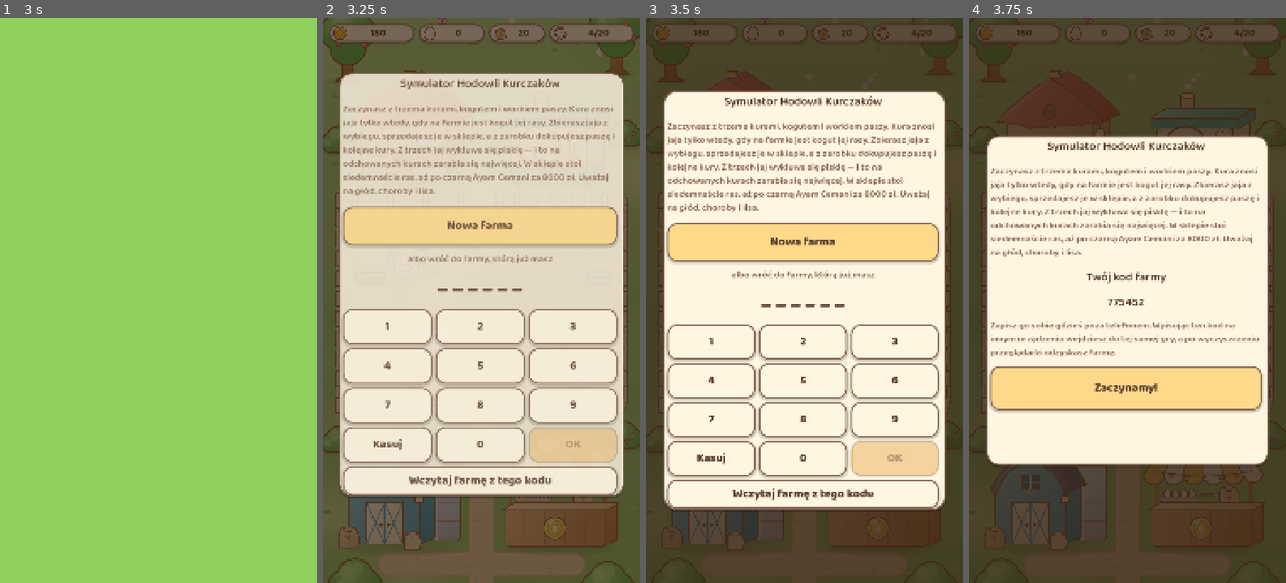
Above: before the commit, frames 1-4 (left to right).
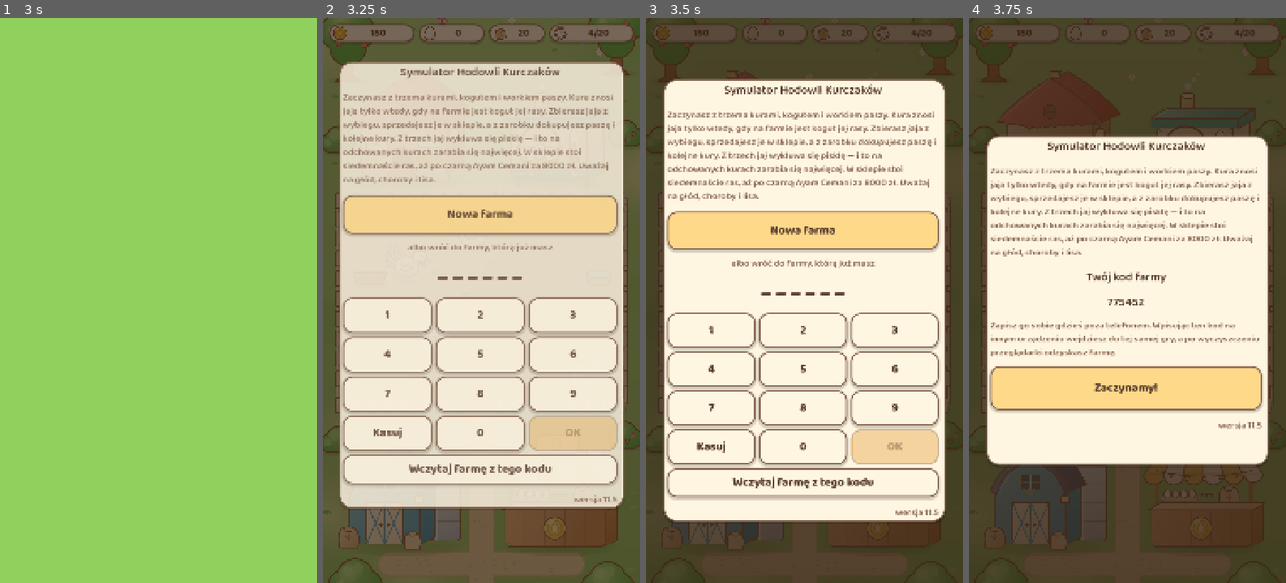
Above: after the commit, the same moments.

Repository: sodorn/kury
Game: Godot game, scene res://tests/smoke_ui.tscn
Two runs of this game, one before a commit and one after it. Both use one fixed random seed, a clock stepped at 60 frames per second and the inputs below. This scene is started directly instead of the project's main scene.
Inputs (mouse positions are in pixels of both pictures, inside the frame that each line leads up to):
- Up to frame 1 (3 s): tap Enter at 0.5, 2 s; move the mouse to (228, 272) at 0.52 s; click (228, 272) at 0.67 s; tap Space at 1.25, 2.75 s; move the mouse to (95, 328) at 1.27 s; click (95, 328) at 1.42 s; move the mouse to (190, 176) at 2.02 s; click (190, 176) at 2.17 s; move the mouse to (142, 413) at 2.77 s; click (142, 413) at 2.92 s
- Up to frame 2 (3.25 s): no input
- Up to frame 3 (3.5 s): no input
- Up to frame 4 (3.75 s): click "Nowa farma" at 3.5 s

Frame 1 is identical in both runs. In frame 2, 26% of the frame differs, in the area x 5-96%, y 7-87%; in frame 3, 26%; in frame 4, 0.1%.

Commit message:
Wersja 11.5: numer wersji na ekranie, naprawiony test dymny
Wersja stabilizacyjna przed testami wlasciciela. Zadnych zmian w
balansie ani w mechanice gry.

- Numer wersji w prawym dolnym rogu ekranu powitalnego. Jedna stala
  GameData.VERSION do podbicia przy wydaniu. Po to, zeby przy testach
  bylo od razu widac, czy przegladarka wczytala nowa wersje, czy
  podsunela stara z pamieci.

- Naprawiony blad w tescie dymnym, nie w grze: czekal na odejscie lisa
  przez odliczanie KLATEK (_frames(240)), a animacja lisa trwa 2,7
  sekundy zegarka. Na szybszym przebiegu 240 klatek mijalo w pol
  sekundy i test oblewal sie na czyms, co dziala poprawnie. Doszedl
  pomocnik _seconds(duration). Test dymny trzeba teraz odpalac
  z --quit-after 30000, bo stary limit 4000 konczyl prace przed koncem.

- POMYSLY_BUGI_SUGESTIE.TXT, punkt 1 napisany od nowa. Moja poprzednia
  analiza mierzyla zarobek z JAJEK i dlatego wychodzilo, ze drogie rasy
  sa bezsensowne. Zamysl wlasciciela jest inny: jajka to grosze na
  pasze, pieniadze robi sie na sprzedazy wyhodowanych drogich kur, a
  hamulcem jest czas rozrodu. Policzona wlasciwa petla pokazuje, ze ta
  czesc juz dziala: cemani daje 3450 zl/h na miejsce w inkubatorze
  wobec 224 zl/h leghorna. Niezgodna z zamyslem zostaje tylko wartosc
  jaj — jedna kura daje z nich 15-17 razy wiecej, niz zjada paszy.
  Liczby czekaja na decyzje, nic nie zmieniam.

Sprawdzone naprawde:
- tests/tests.tscn: 911 OK, 0 bledow.
- tests/smoke_ui.tscn: OK, trzy biegi pod rzad.
- zbudowana gra w prawdziwym Chrome: ekran powitalny z napisem
  "wersja 11.5", bez bledow strony.
- Baza Supabase o 17:47 UTC przez GitHub Actions: HTTP 200, 14 farm
  w tabeli, farmy 327733 i 756362 na miejscu.

Co-Authored-By: Claude Opus 5 <noreply@anthropic.com>
Claude-Session: https://claude.ai/code/session_01CjTjcWSUi8hfc7jxPFWk6D

Diff:
--- a/core/util/game_data.gd
+++ b/core/util/game_data.gd
@@ -7,6 +7,11 @@
 ## nie w kodzie.
 
 const DATA_DIR := "res://data/"
+
+## Numer wersji gry. Jedno miejsce do podbicia przy wydaniu — pokazuje sie
+## na ekranie powitalnym, zeby bylo widac, czy przegladarka wczytala nowa
+## wersje, czy podsunela stara z pamieci.
+const VERSION := "11.5"
 
 static var _balance: Dictionary = {}
 static var _buildings: Array = []
--- a/data/strings.csv
+++ b/data/strings.csv
@@ -194,6 +194,7 @@
 START_LOAD,"Wczytaj farmę z tego kodu"
 START_CODE_TITLE,"Twój kod farmy"
 START_CODE_NOTE,"Zapisz go sobie gdzieś poza telefonem. Wpisując ten kod na innym urządzeniu wejdziesz do tej samej gry, a po wyczyszczeniu przeglądarki odzyskasz farmę."
+START_VERSION,"wersja %s"
 START_PLAY,"Zaczynamy!"
 PANEL_BUY_ROOSTER,"Kup koguta za %s (masz %d)"
 PANEL_SELL_ROOSTER,"Sprzedaj koguta za %s (masz %d)"
--- a/scenes/ui/panels/start_panel.gd
+++ b/scenes/ui/panels/start_panel.gd
@@ -20,12 +20,14 @@
 ## wpisywal kod, serwer odpowiadal "nie ma takiej farmy", a na wierzchu
 ## nie zmienialo sie nic.
 @onready var _status: Label = $Sheet/Content/Choice/CodeRow/Status
+@onready var _version: Label = $Sheet/Content/Version
 @onready var _load_button: Button = $Sheet/Content/Choice/CodeRow/Load
 @onready var _code_label: Label = $Sheet/Content/Created/Code
 @onready var _play_button: Button = $Sheet/Content/Created/Play
 
 
 func _ready() -> void:
+	_version.text = tr("START_VERSION") % GameData.VERSION
 	hide()
 	_continue_button.pressed.connect(_close)
 	_new_button.pressed.connect(_on_new_farm)
--- a/scenes/ui/panels/start_panel.tscn
+++ b/scenes/ui/panels/start_panel.tscn
@@ -121,3 +121,9 @@
 layout_mode = 2
 theme_type_variation = &"PrimaryButton"
 text = "START_PLAY"
+
+[node name="Version" type="Label" parent="Sheet/Content"]
+layout_mode = 2
+theme_type_variation = &"NoteLabel"
+horizontal_alignment = 2
+text = "wersja"
--- a/tests/smoke_ui.gd
+++ b/tests/smoke_ui.gd
@@ -448,6 +448,16 @@
 
 func _frames(count: int) -> void:
 	for i in count:
+		await get_tree().process_frame
+
+
+## Czeka ZEGARKIEM, nie klatkami. Animacje lisa trwaja 0,6 s i 2,7 s
+## realnego czasu, a liczba klatek na sekunde zalezy od obciazenia maszyny:
+## na szybszym przebiegu 240 klatek mijalo w pol sekundy i test wywalal sie
+## na tym, ze lis "nie znikl", choc jego animacja dopiero sie zaczela.
+func _seconds(duration: float) -> void:
+	var until := Time.get_ticks_msec() + int(duration * 1000.0)
+	while Time.get_ticks_msec() < until:
 		await get_tree().process_frame
 
 
@@ -718,7 +728,7 @@
 			splats += 1
 	_check(splats > 0, "na wybiegu zostaly plamy krwi (jest %d)" % splats)
 	_shot("lis_piora.png")
-	await _frames(90)
+	await _seconds(2.0)
 	_check(_nodes_of_type("FarmFox").is_empty(), "lis odszedl z wybiegu")
 	_shot("lis_krew.png")
 
@@ -731,6 +741,6 @@
 	_check(not (repelled[0] as FarmFox).input_pickable,
 			"zawroconego lisa nie da sie przeganiac, bo juz odchodzi")
 	_shot("lis_zawrocony.png")
-	await _frames(240)
+	await _seconds(4.5)
 	_check(_nodes_of_type("FarmFox").is_empty(), "zawrocony lis sam znika z wybiegu")
 	_check(Game.state.hen_count() == flock_before, "zawrocony lis nic nie zabral")
Not shown, changed: POMYSLY_BUGI_SUGESTIE.TXT
Binary file changed: data/strings.pl.translation
Not shown, changed: PROJECT_STATE.md
